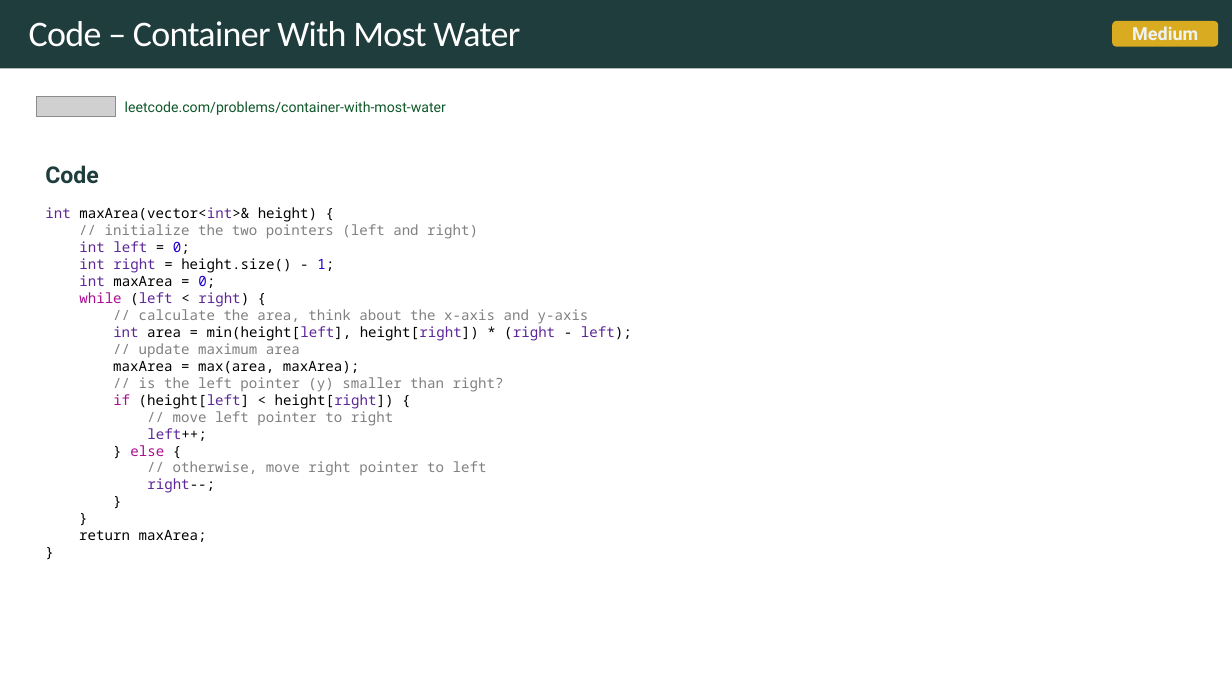
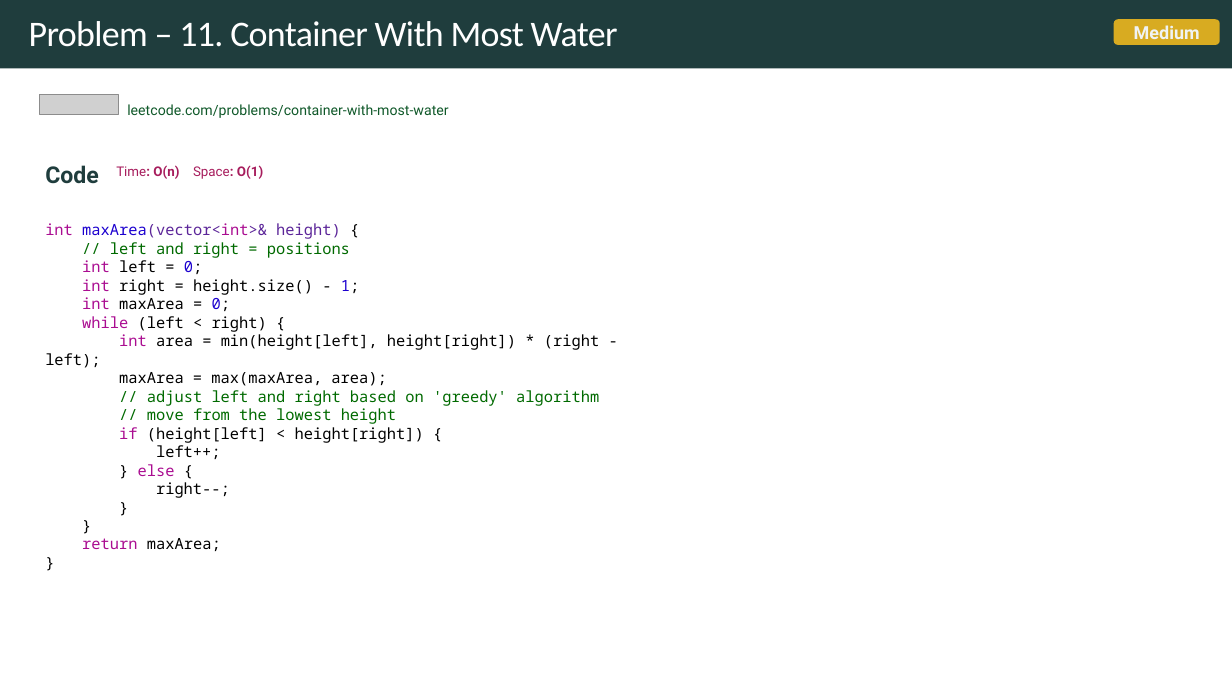
Before and after one commit to rfdavid/coding-interview-handbook-cpp, a slide deck: slide 61 of Algorithm and problem Solving Cheatsheet.pptm (slide 74 before the commit). Drawn at 1232x693 pixels with LibreOffice and Linux fonts; fonts in the diff are those of the drawing; grey boxes stand for pictures. Boxes give left, top, right and bottom in pixels: in the first picture for what was removed or moved away, otherwise in the second. Text is boxed around its words. In the diff, an @@ line names an element or a change of style, - is before the commit and + after.

Commit message:
Added binary tree maximum path sum

```diff
--- a/Algorithm and problem Solving Cheatsheet.pptm
+++ b/Algorithm and problem Solving Cheatsheet.pptm
@@ title at bbox=[29, 21, 618, 47]: text changed @@
-Code – Container With Most Water
+Problem – 11. Container With Most Water
@@ text "leetcode.com/problems/container-with-most-water" at bbox=[127, 104, 448, 118]: line spacing 1 to 1.5 @@
@@ text added at bbox=[45, 165, 263, 184], 18 pt, text #A71D5D, bold @@
+Code Time: O(n) Space: O(1)
@@ text at bbox=[45, 223, 599, 551]: text changed; size 11 to 12 pt; text colour #808080 to #000000 @@
-Code
-int maxArea(vector<int>& height) {
-// initialize the two pointers (left and right)
-int left = 0;
-int right = height.size() - 1;
-int maxArea = 0;
-while (left < right) {
-// calculate the area, think about the x-axis and y-axis
-int area = min(height[left], height[right]) * (right - left);
-// update maximum area
-maxArea = max(area, maxArea);
-// is the left pointer (y) smaller than right?
-if (height[left] < height[right]) {
-// move left pointer to right
-left++;
-} else {
-// otherwise, move right pointer to left
-right--;
-}
-}
-return maxArea;
-}
+int maxArea(vector<int>& height) {
+// left and right = positions
+int left = 0;
+int right = height.size() - 1;
+int maxArea = 0;
+while (left < right) {
+int area = min(height[left], height[right]) * (right - left);
+maxArea = max(maxArea, area);
+// adjust left and right based on 'greedy' algorithm
+// move from the lowest height
+if (height[left] < height[right]) {
+left++;
+} else {
+right--;
+}
+}
+return maxArea;
+}
```
Also in this commit, not shown: 11 other slides changed, 14 slides added, 1 slide removed, 16 other files.
